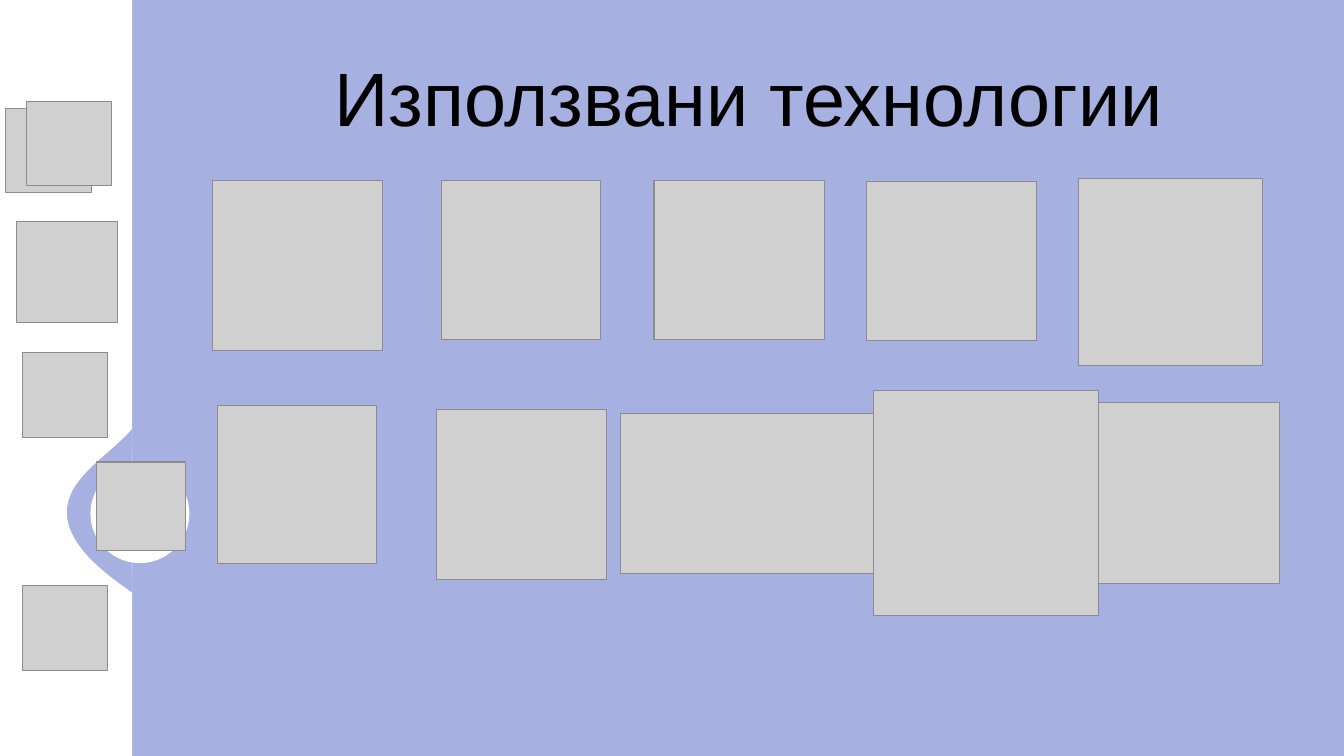
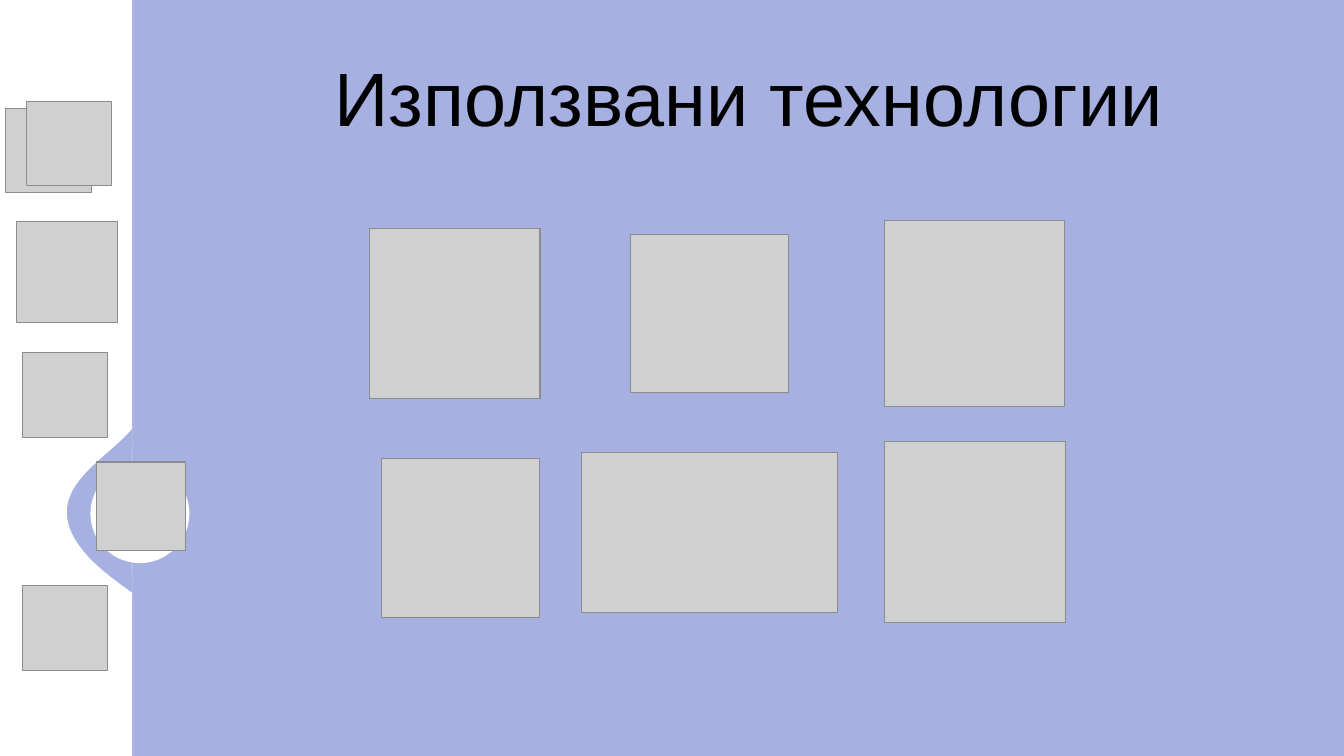
Before and after one commit to TYAtanasov21/AlTo, a slide deck: slide 5 of documents/Presentation.pptx (slide 4 before the commit). Drawn at 1344x756 pixels with LibreOffice and Linux fonts; fonts in the diff are those of the drawing; grey boxes stand for pictures; background and template pictures are left out. Boxes give left, top, right and bottom in pixels: in the first picture for what was removed or moved away, otherwise in the second. Text is boxed around its words. In the diff, an @@ line names an element or a change of style, - is before the commit and + after.

```diff
--- a/documents/Presentation.pptx
+++ b/documents/Presentation.pptx
@@ picture removed at (1079,178,1262,365) @@
@@ picture removed at (654,180,825,339) @@
@@ picture removed at (866,181,1036,340) @@
@@ picture: place and size @@
-picture at (212,180,382,351)
+picture at (370,229,540,399)
@@ picture: place and size @@
-picture at (442,180,600,339)
+picture at (630,234,788,392)
@@ picture added at (885,221,1066,406) @@
@@ picture removed at (437,409,607,580) @@
@@ picture removed at (874,391,1099,616) @@
@@ picture: place and size @@
-picture at (1099,402,1280,584)
+picture at (885,442,1067,623)
@@ picture: place and size @@
-picture at (218,405,376,564)
+picture at (381,459,539,617)
@@ picture: place and size @@
-picture at (621,413,877,574)
+picture at (582,452,838,612)
```
Also in this commit, not shown: 2 other slides changed, 1 slide added.
